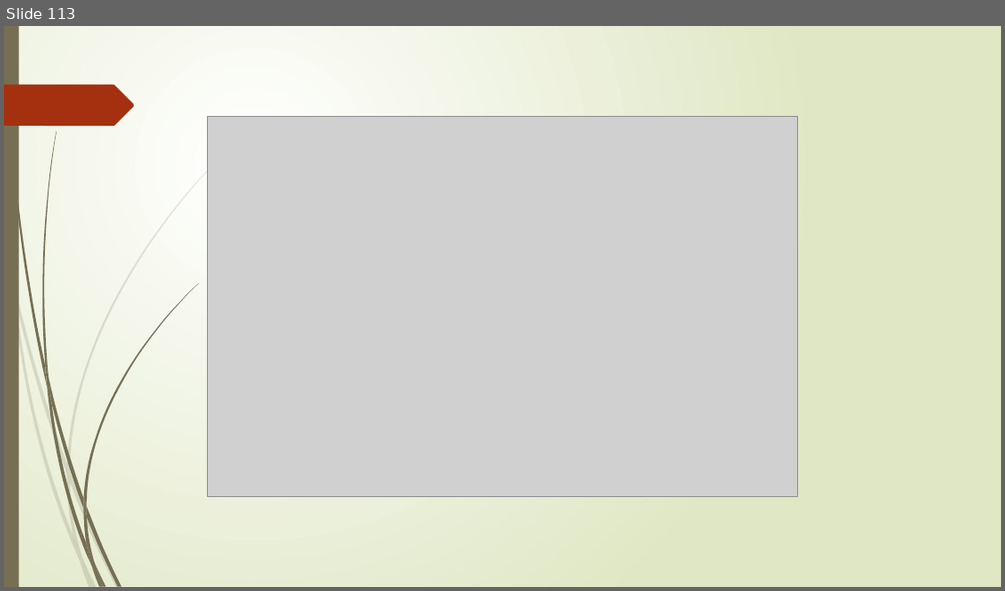
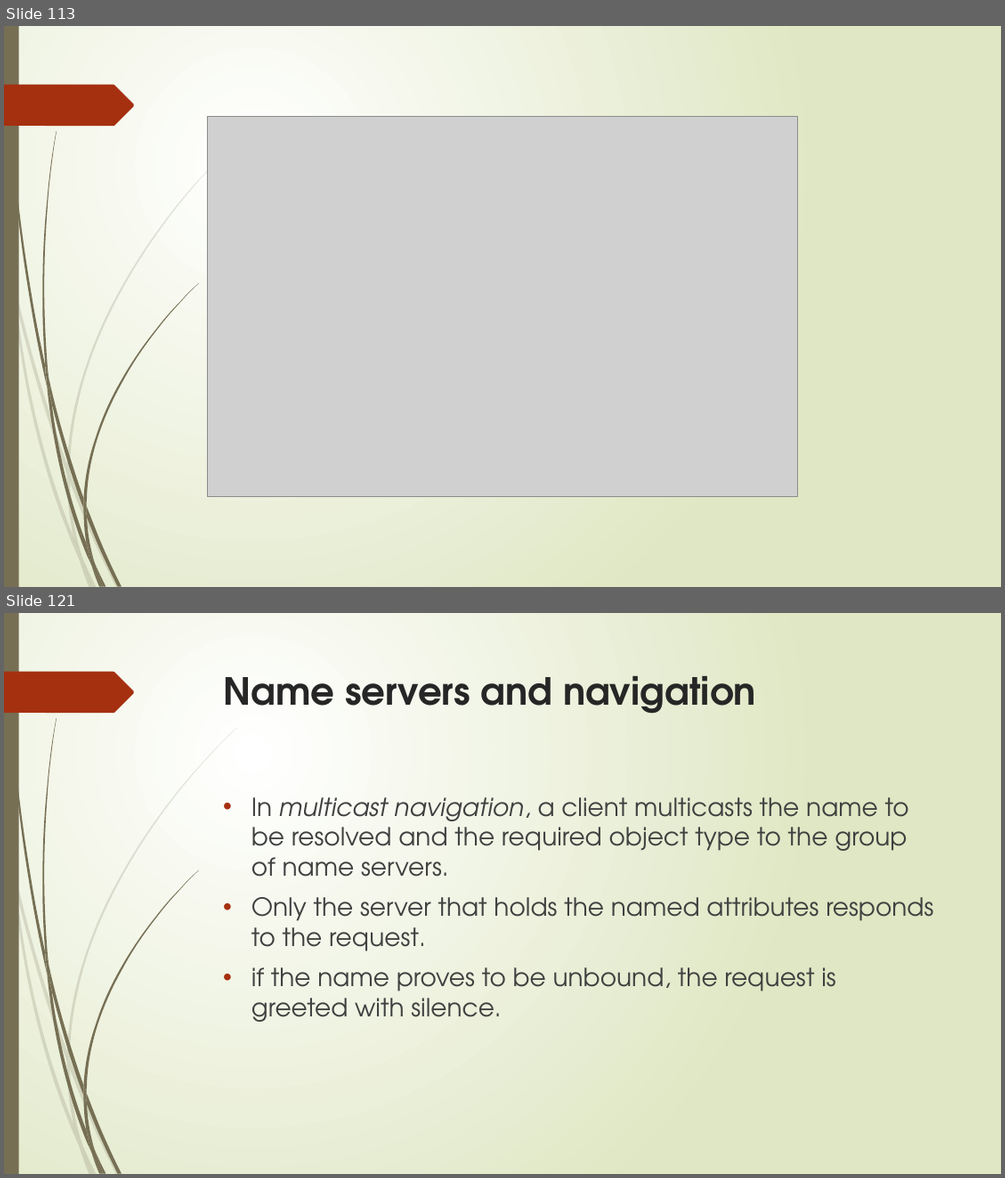
Before and after one commit to sanjayshimoga/nmit-distributed_systems, a slide deck: DISTRIBUTED FILE SYSTEMS.pptx. Shown one above the other, each under a label of ours: slide 113 before the commit, slides 113 and 121 after it; the slides between them are not shown. The pictures are 1005x591 and 1005x1178 pixels, drawn with LibreOffice and Linux fonts; fonts in the diff are those of the drawing; grey boxes stand for pictures. Boxes give left, top, right and bottom in pixels: in the first picture for what was removed or moved away, otherwise in the second. Text is boxed around its words. In the diff, an @@ line names an element or a change of style, - is before the commit and + after.

```diff
--- a/DISTRIBUTED FILE SYSTEMS.pptx
+++ b/DISTRIBUTED FILE SYSTEMS.pptx
@@ slide 121 added at [4, 613, 1001, 1174], background gradient #FFFFFF to #DFE8C4; not listed: 24 template elements that a slide beside it also shows @@
@@ title added at [224, 675, 756, 714], 36 pt, text #262626, bold @@
+Name servers and navigation
@@ text added at [251, 797, 933, 1022], 24 pt, text #404040 @@
+• In multicast navigation, a client multicasts the name to be resolved and the required object type to the group of name servers.
+• Only the server that holds the named attributes responds to the request.
+• if the name proves to be unbound, the request is greeted with silence.
```
Also in this commit, not shown: 12 other slides added, 2 other files.
